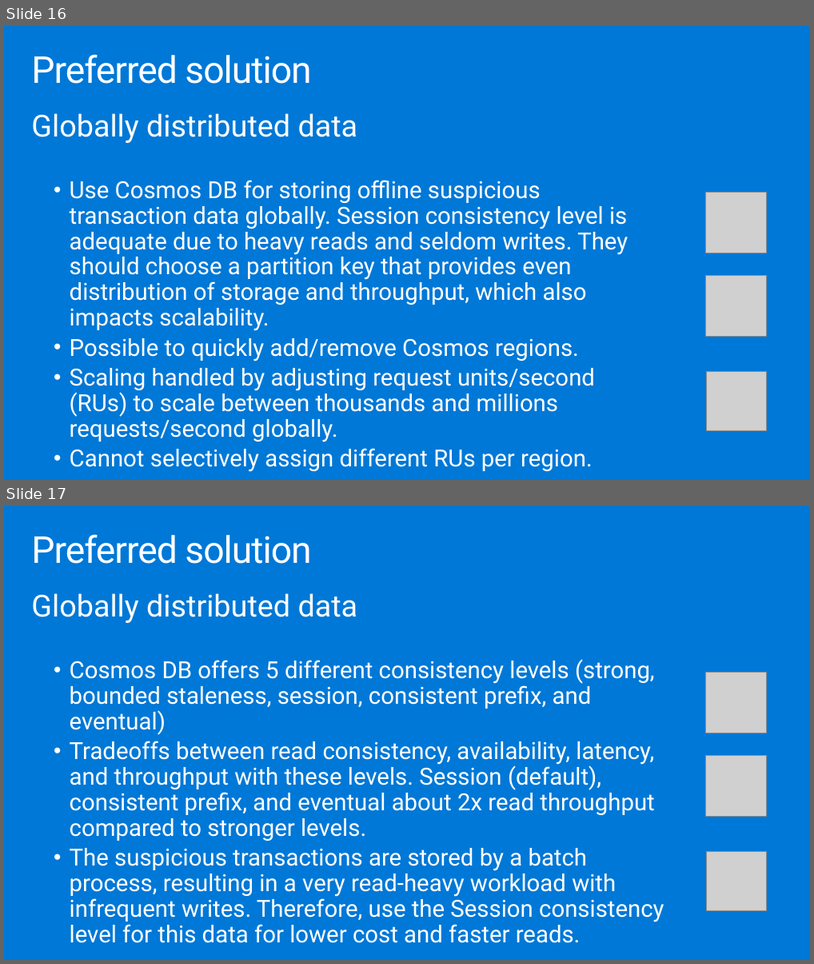
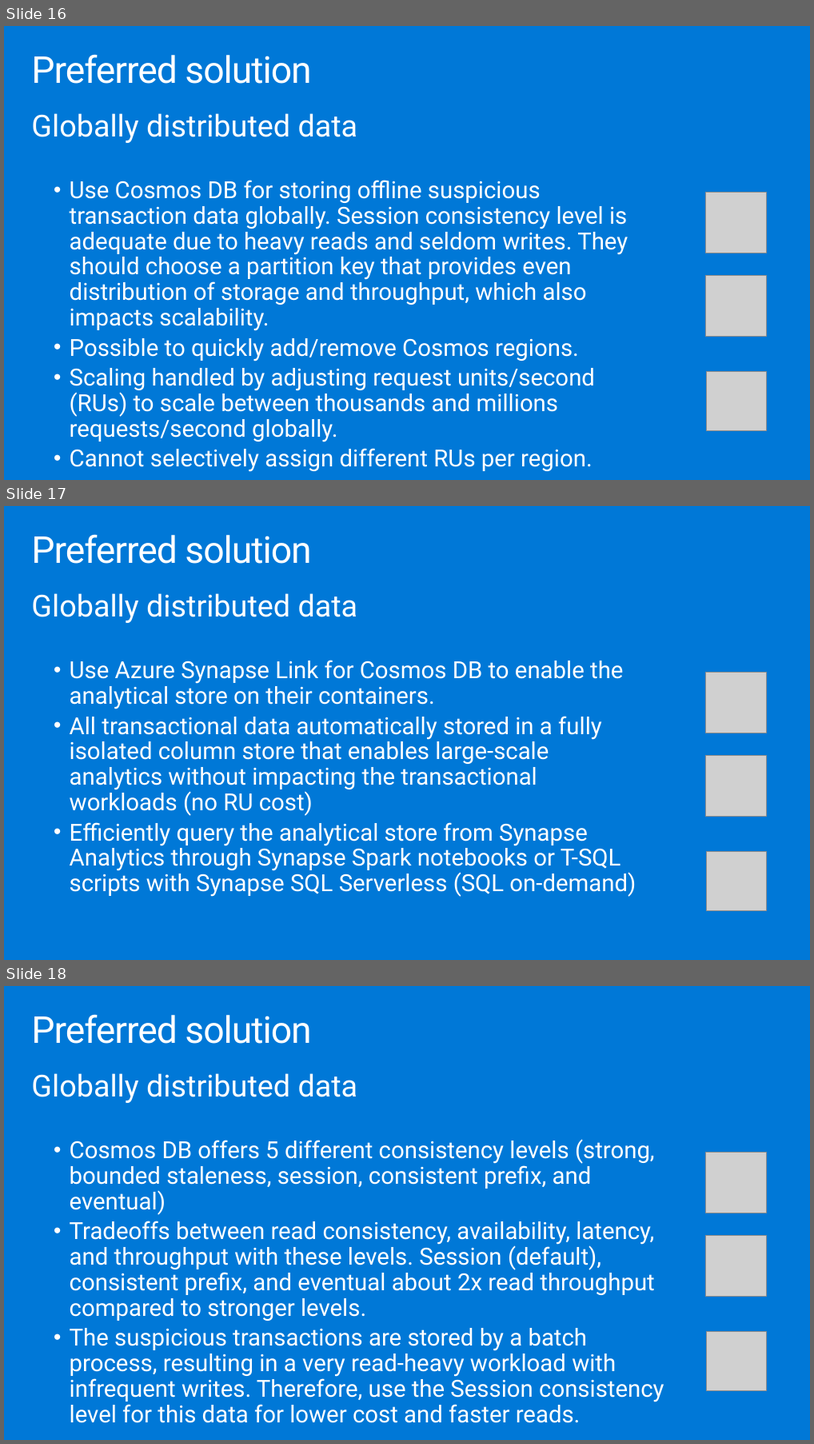
Before and after one commit to testjiho/innovative-fraud-detection, a slide deck: Whiteboard design session/WDS trainer presentation - Cosmos DB Real Time Advanced Analytics.pptx. Shown one above the other, each under a label of ours: slides 16 and 17 before the commit, slides 16, 17 and 18 after it. The pictures are 814x964 and 814x1444 pixels, drawn with LibreOffice and Linux fonts; fonts in the diff are those of the drawing; grey boxes stand for pictures. Boxes give left, top, right and bottom in pixels: in the first picture for what was removed or moved away, otherwise in the second. Text is boxed around its words. In the diff, an @@ line names an element or a change of style, - is before the commit and + after.

```diff
--- a/Whiteboard design session/WDS trainer presentation - Cosmos DB Real Time Advanced Analytics.pptx
+++ b/Whiteboard design session/WDS trainer presentation - Cosmos DB Real Time Advanced Analytics.pptx
@@ slide 17 added at [4, 506, 810, 960], background #0078D7 @@
@@ title added at [31, 534, 311, 564], 44.1 pt, text #FFFFFF @@
+Preferred solution
@@ text added at [31, 593, 636, 896], 28 pt, text #FFFFFF @@
+Globally distributed data
+  • Use Azure Synapse Link for Cosmos DB to enable the analytical store on their containers.
+  • All transactional data automatically stored in a fully isolated column store that enables large-scale analytics without impacting the transactional workloads (no RU cost)
+  • Efficiently query the analytical store from Synapse Analytics through Synapse Spark notebooks or T-SQL scripts with Synapse SQL Serverless (SQL on-demand)
@@ picture added at [706, 672, 767, 733] @@
@@ picture added at [706, 756, 767, 816] @@
@@ picture added at [707, 852, 766, 911] @@
@@ what was slide 17 is now slide 18 @@
```
Also in this commit, not shown: 8 slides changed, 2 other slides added, 3 slides removed, 1 other file.
